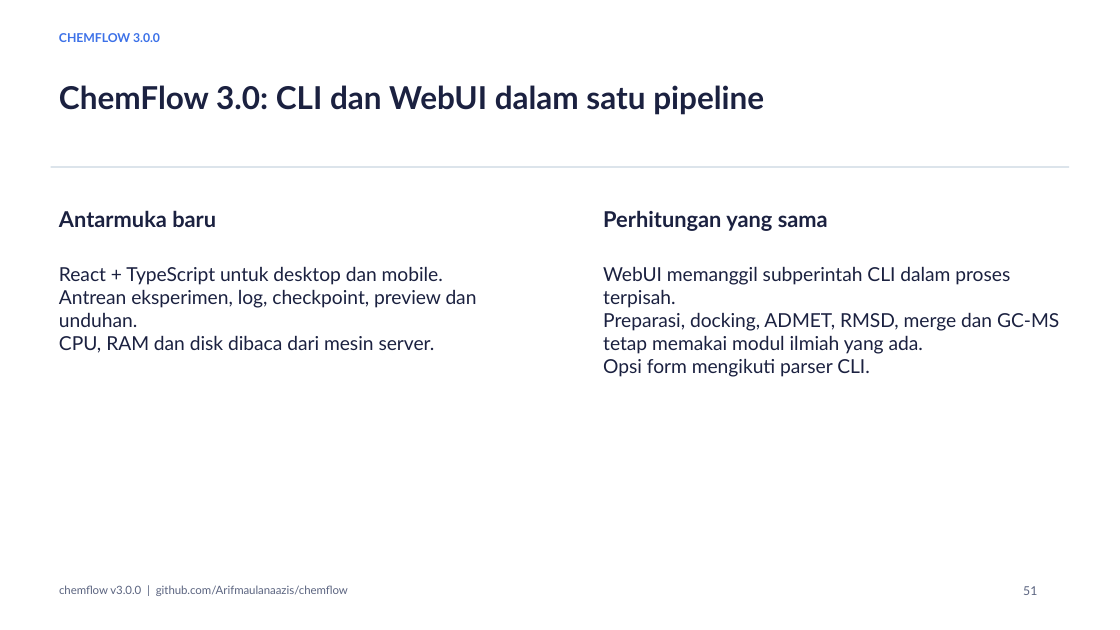
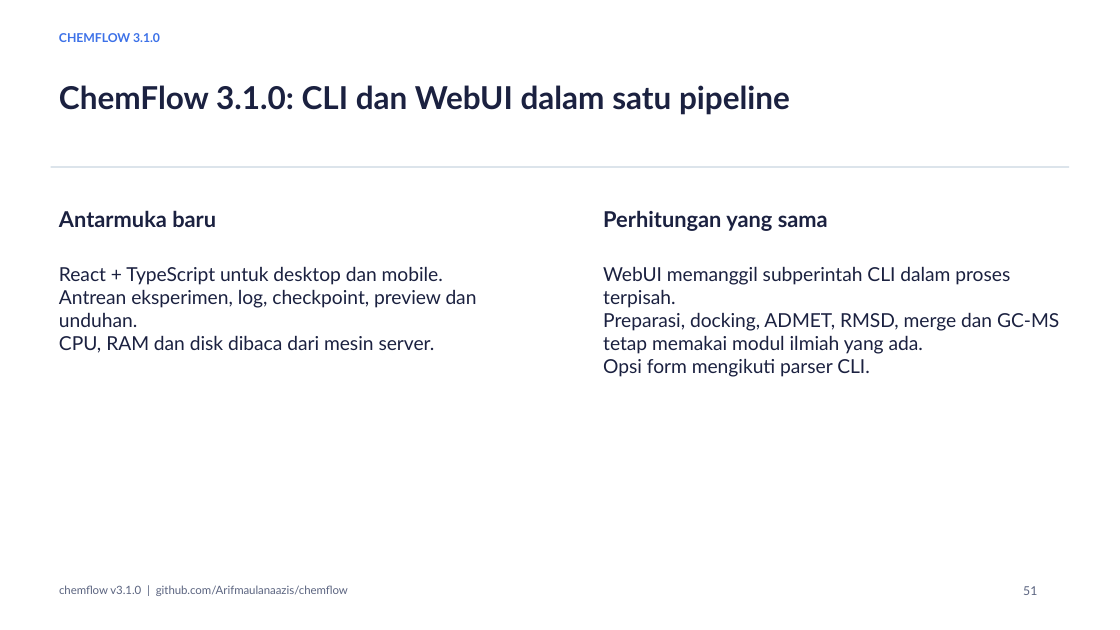
Before and after one commit to Arifmaulanaazis/chemflow, a slide deck: slide 51 of chemflow.pptx. Drawn at 1120x630 pixels with LibreOffice and Linux fonts; fonts in the diff are those of the drawing. Boxes give left, top, right and bottom in pixels: in the first picture for what was removed or moved away, otherwise in the second. Text is boxed around its words. In the diff, an @@ line names an element or a change of style, - is before the commit and + after.

```diff
--- a/chemflow.pptx
+++ b/chemflow.pptx
@@ text at box(59, 33, 160, 42): text changed @@
-CHEMFLOW 3.0.0
+CHEMFLOW 3.1.0
@@ text at box(59, 85, 790, 115): text changed @@
-ChemFlow 3.0: CLI dan WebUI dalam satu pipeline
+ChemFlow 3.1.0: CLI dan WebUI dalam satu pipeline
@@ text at box(59, 585, 348, 596): text changed @@
-chemflow v3.0.0 | github.com/Arifmaulanaazis/chemflow
+chemflow v3.1.0 | github.com/Arifmaulanaazis/chemflow
```
Also in this commit, not shown: 52 other slides changed, 5 slides added, 3 slides removed, 50 other files.
